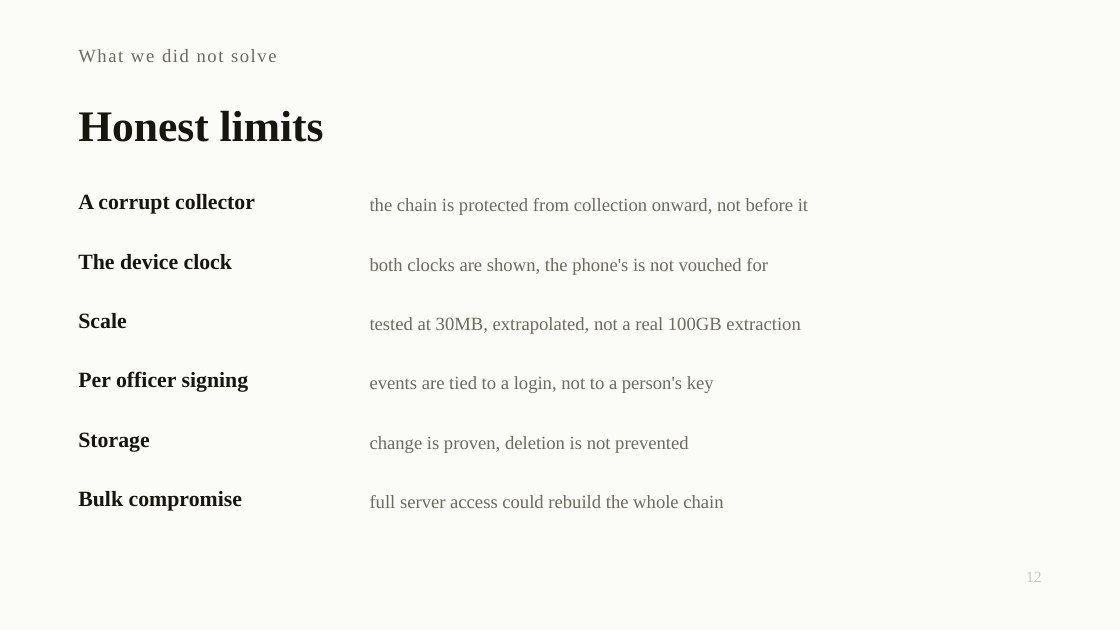
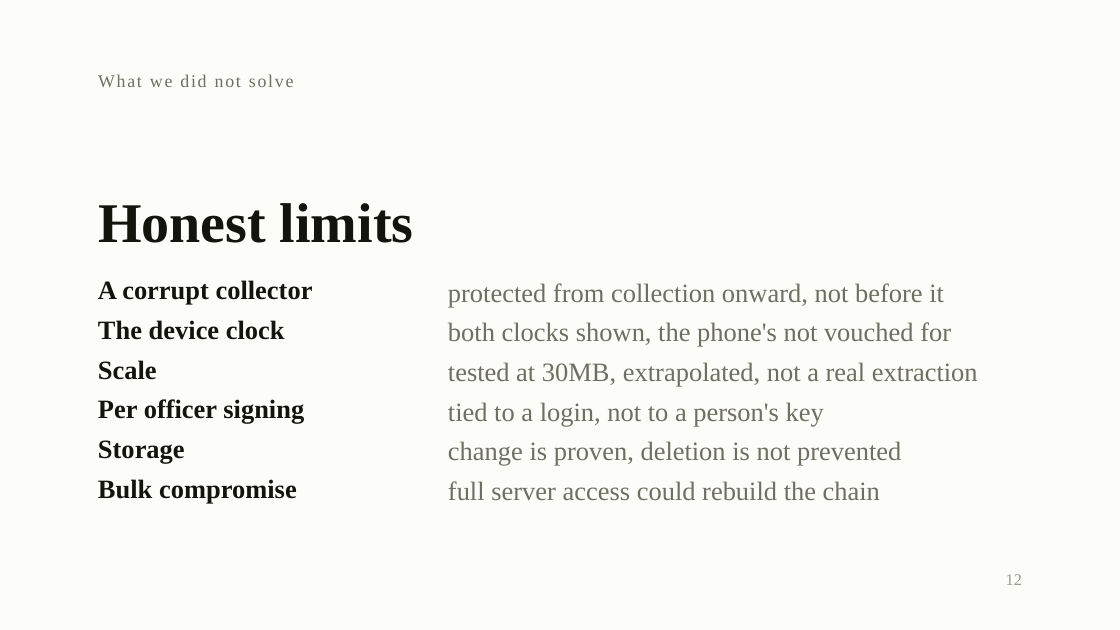
Before and after one commit to devLipeunim/custody-api, a slide deck: slide 12 of deck/custody-deck.pptx. Drawn at 1120x630 pixels with LibreOffice and Linux fonts; fonts in the diff are those of the drawing. Boxes give left, top, right and bottom in pixels: in the first picture for what was removed or moved away, otherwise in the second. Text is boxed around its words. In the diff, an @@ line names an element or a change of style, - is before the commit and + after.

```diff
--- a/deck/custody-deck.pptx
+++ b/deck/custody-deck.pptx
@@ background #FBFBF8 to #FCFCF9 @@
@@ text "What we did not solve": place and size @@
-text "What we did not solve" at (78,49,276,62)
+text "What we did not solve" at (98,74,294,87)
@@ text "What we did not solve" at (98,74,294,87): size 12 to 11.5 pt, text colour #6B6B60 to #6E6E63, letter spacing 1 to 1.1 pt; vertical alignment middle to top @@
@@ text "Honest limits": place and size @@
-text "Honest limits" at (78,110,324,142)
+text "Honest limits" at (98,203,414,243)
@@ text "Honest limits" at (98,203,414,243): size 28 to 36 pt, text colour #16160F to #14140E; line spacing 1.12 to 1 @@
@@ size 14 to 17 pt, text colour #16160F to #14140E; vertical alignment middle to top in 6 elements at (98,479,297,504), (98,440,185,464), (98,399,304,424), (98,360,157,380), (98,320,285,340), (98,280,313,305) @@
@@ text "A corrupt collector": place and size @@
-text "A corrupt collector" at (78,194,255,214)
+text "A corrupt collector" at (98,280,313,305)
@@ vertical alignment middle to top in 5 elements at (448,481,880,500), (448,402,824,427), (448,362,978,387), (448,322,951,347), (448,283,944,308) @@
@@ text at (448,283,944,308): text changed; size 12 to 17 pt; text colour #6B6B60 to #6E6E63 @@
-the chain is protected from collection onward, not before it
+protected from collection onward, not before it
@@ text "The device clock": place and size @@
-text "The device clock" at (78,254,232,270)
+text "The device clock" at (98,320,285,340)
@@ text at (448,322,951,347): text changed; size 12 to 17 pt; text colour #6B6B60 to #6E6E63 @@
-both clocks are shown, the phone's is not vouched for
+both clocks shown, the phone's not vouched for
@@ text "Scale": place and size @@
-text "Scale" at (78,313,126,329)
+text "Scale" at (98,360,157,380)
@@ text at (448,362,978,387): text changed; size 12 to 17 pt; text colour #6B6B60 to #6E6E63 @@
-tested at 30MB, extrapolated, not a real 100GB extraction
+tested at 30MB, extrapolated, not a real extraction
@@ text "Per officer signing": place and size @@
-text "Per officer signing" at (78,371,249,392)
+text "Per officer signing" at (98,399,304,424)
@@ text at (448,402,824,427): text changed; size 12 to 17 pt; text colour #6B6B60 to #6E6E63 @@
-events are tied to a login, not to a person's key
+tied to a login, not to a person's key
@@ text "Storage": place and size @@
-text "Storage" at (78,432,149,452)
+text "Storage" at (98,440,185,464)
@@ text "change is proven, deletion is ...": place and size @@
-text "change is proven, deletion is ..." at (370,436,688,453)
+text "change is proven, deletion is ..." at (448,441,901,466)
@@ text "change is proven, deletion is ..." at (448,441,901,466): size 12 to 17 pt, text colour #6B6B60 to #6E6E63; vertical alignment middle to top @@
@@ text "Bulk compromise": place and size @@
-text "Bulk compromise" at (78,491,242,511)
+text "Bulk compromise" at (98,479,297,504)
@@ text at (448,481,880,500): text changed; size 12 to 17 pt; text colour #6B6B60 to #6E6E63 @@
-full server access could rebuild the whole chain
+full server access could rebuild the chain
@@ text "12": place and size @@
-text "12" at (1026,572,1042,582)
+text "12" at (1006,574,1022,585)
@@ text "12" at (1006,574,1022,585): size 10 to 10.5 pt, text colour #C9C9BF to #9A9A90; vertical alignment middle to top @@
```
Also in this commit, not shown: 11 other slides changed, 1 slide added, 1 slide removed, 4 other files.
